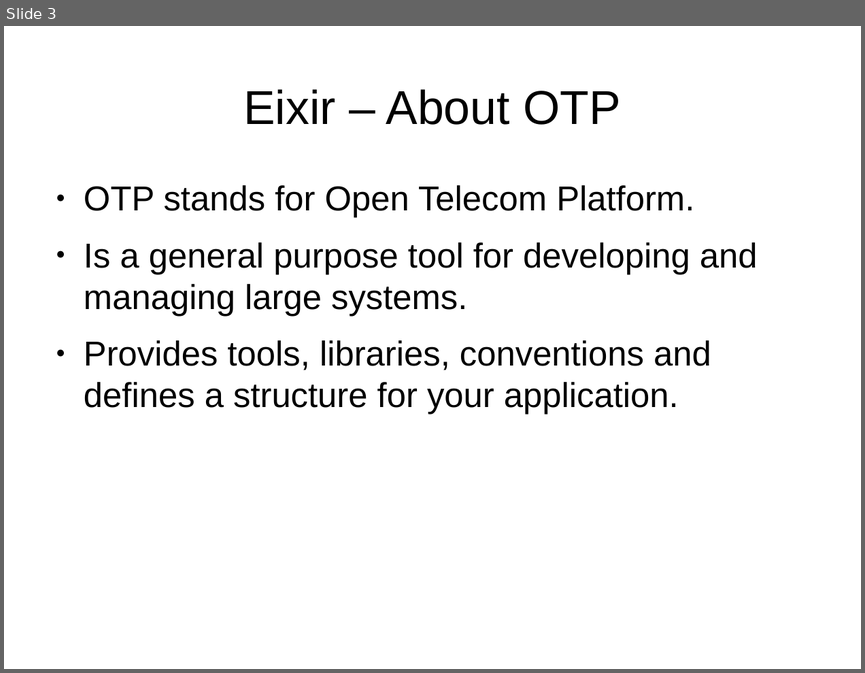
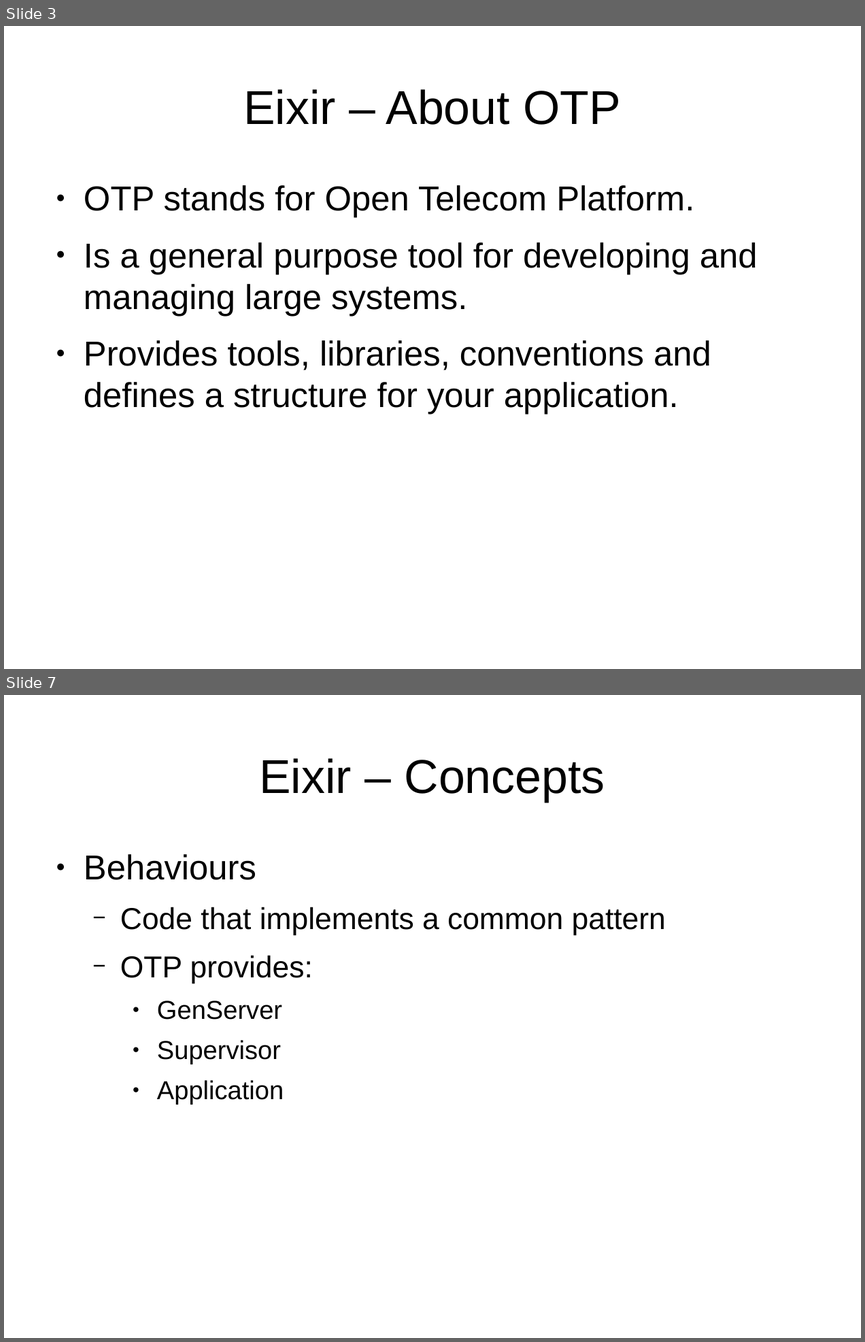
Before and after one commit to ramortegui/talks, a slide deck: elixir-otp-basics.odp. Shown one above the other, each under a label of ours: slide 3 before the commit, slides 3 and 7 after it; the slides between them are not shown. The pictures are 865x673 and 865x1342 pixels, drawn with LibreOffice and Linux fonts; fonts in the diff are those of the drawing. Boxes give left, top, right and bottom in pixels: in the first picture for what was removed or moved away, otherwise in the second. Text is boxed around its words. In the diff, an @@ line names an element or a change of style, - is before the commit and + after.

Commit message:
Add Concepts, Basics, screenshots, and summary.

```diff
--- a/elixir-otp-basics.odp
+++ b/elixir-otp-basics.odp
@@ slide 7 added at box(4, 695, 861, 1338), background #FFFFFF @@
@@ title added at box(259, 758, 605, 802), 44 pt, text #000000 @@
+Eixir – Concepts
@@ text added at box(84, 854, 666, 1104), 28 pt, text #000000 @@
+● Behaviours
+  − Code that implements a common pattern
+  − OTP provides:
+    ● GenServer
+    ● Supervisor
+    ● Application
```
Also in this commit, not shown: 6 slides changed, 17 other slides added, 3 slides removed.
